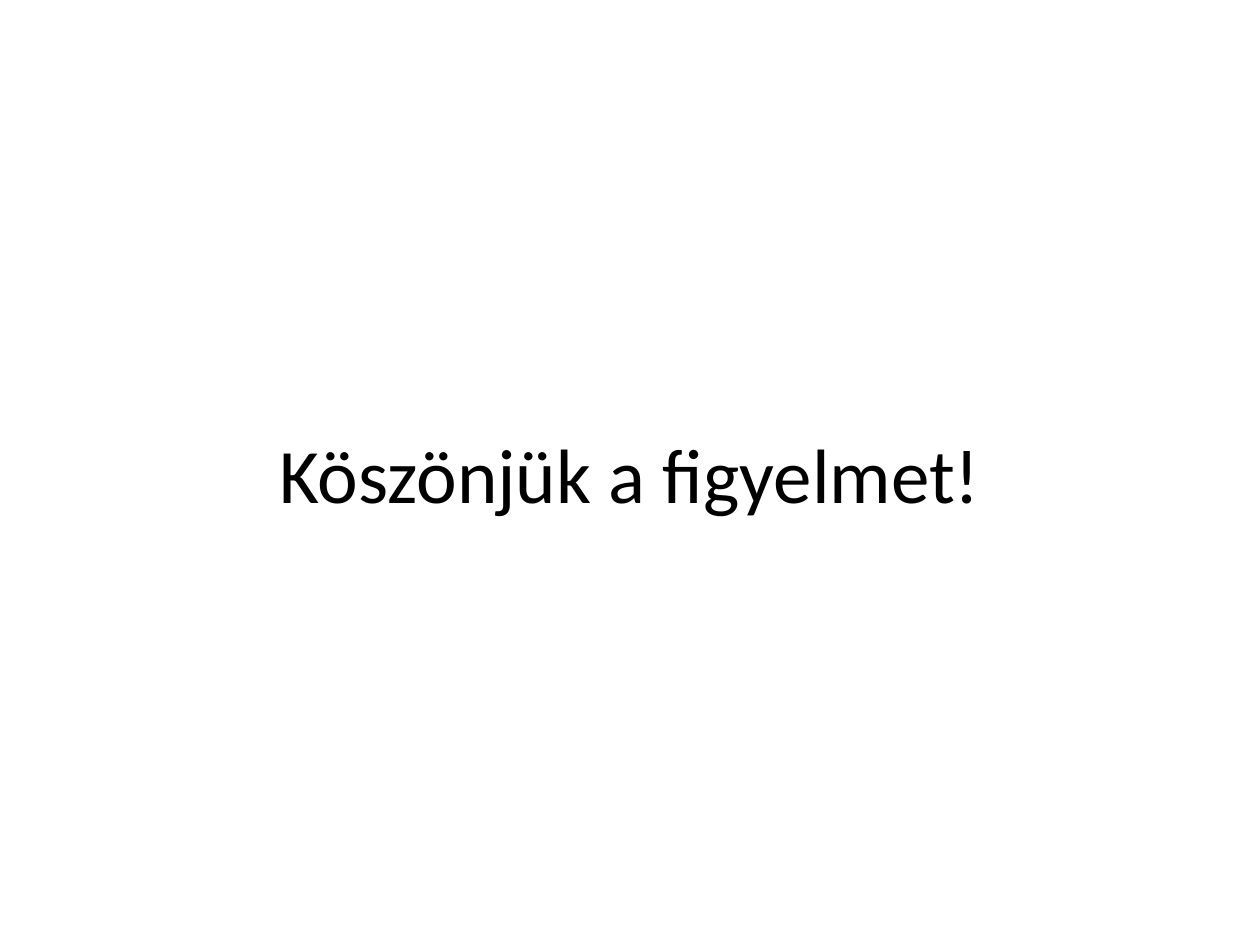
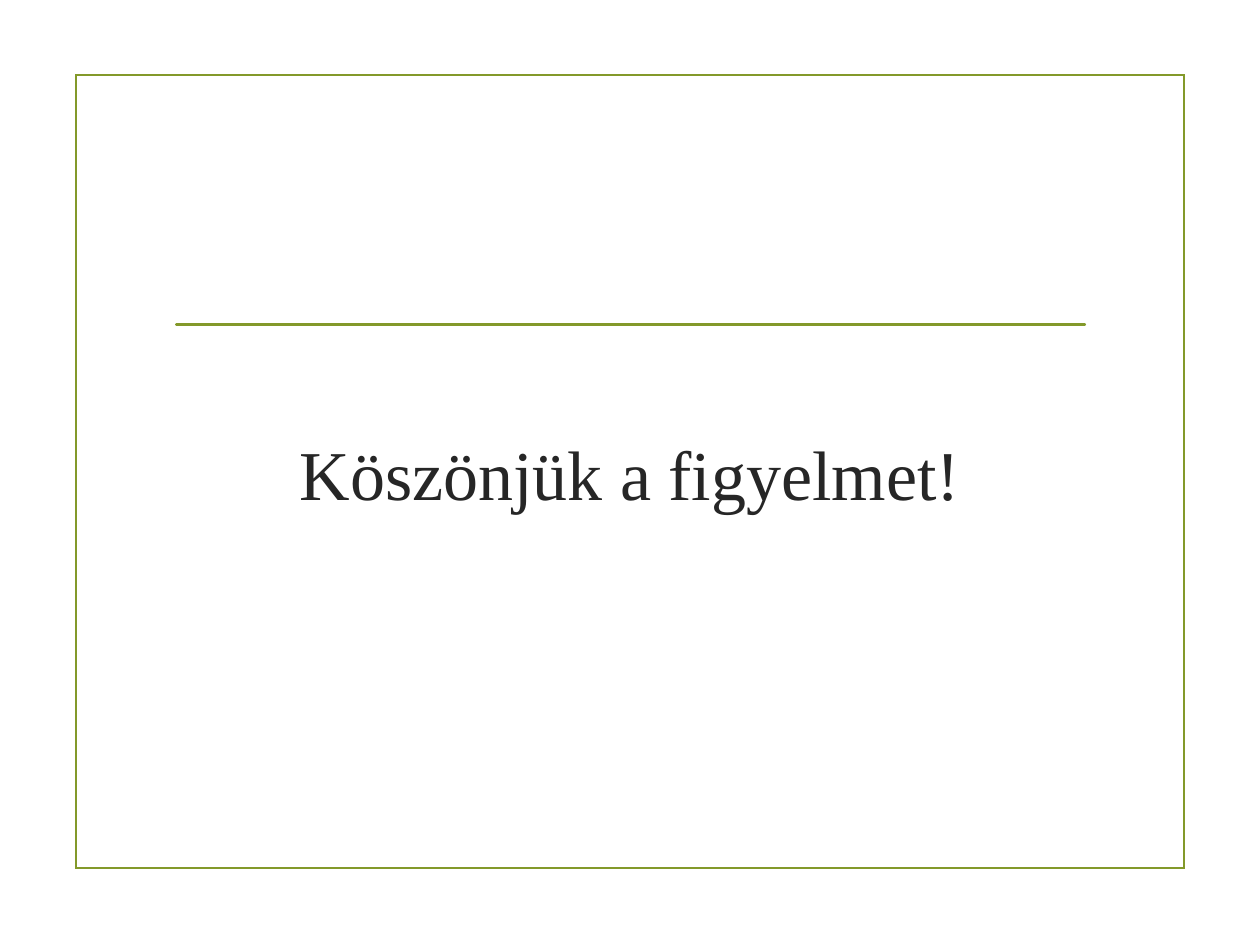
Before and after one commit to tamas9731/Infoverseny, a slide deck: slide 8 of Szakmai prezentáció.pptx (slide 9 before the commit). Drawn at 1260x945 pixels with LibreOffice and Linux fonts; fonts in the diff are those of the drawing; background and template pictures are left out. Boxes give left, top, right and bottom in pixels: in the first picture for what was removed or moved away, otherwise in the second. Text is boxed around its words. In the diff, an @@ line names an element or a change of style, - is before the commit and + after.

```diff
--- a/Szakmai prezentáció.pptx
+++ b/Szakmai prezentáció.pptx
@@ rectangle added at [77, 74, 1184, 868], outline #83992A 1.25 pt @@
@@ line added from (176, 325) to (1085, 325), #83992A 1.25 pt @@
@@ title "Köszönjük a figyelmet!" at [300, 450, 960, 513]: size 44 to 40 pt, font Calibri to Times New Roman, text colour #000000 to #262626 @@
```
Also in this commit, not shown: 6 other slides changed, 1 slide added, 2 slides removed.
